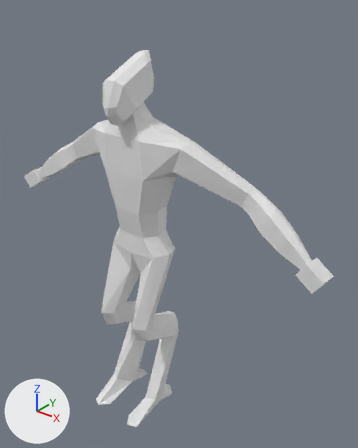
A saved change to the Blender file Assets/player/playermodels/alien.blend.
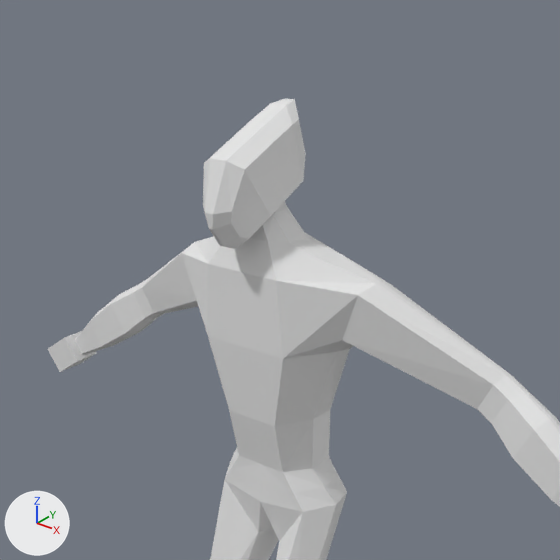
Old and new are each drawn whole from a 50 mm lens placed at (2.353, -2.402, 3.269), pointed at (0.194, 0.297, 1.596) and again close up on the part from 0% to 79% of the width and 0% to 63% of the height. Lighting does not change. The marker at lower left points along +X, +Y and +Z.

Names of what the first close-up shows: 'body'.
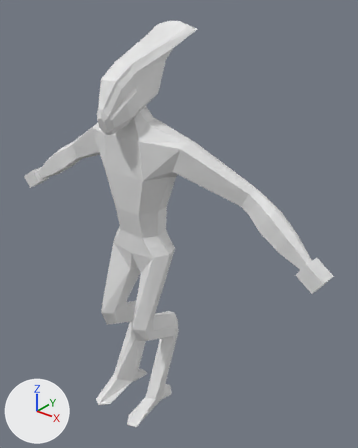
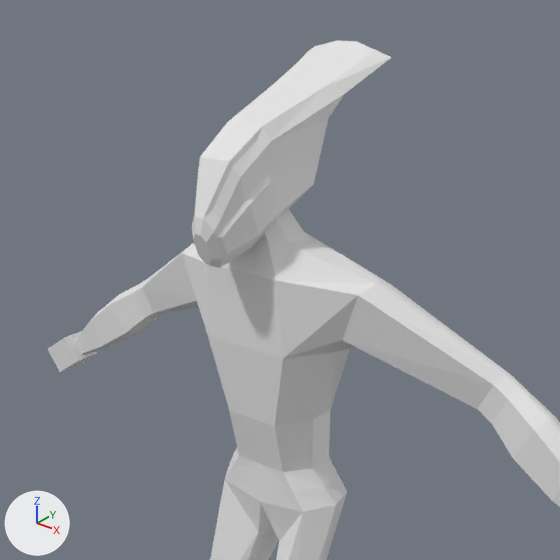
The edits, one by one:
Object 'helmet' (ob_helmet) is now shown.

Boxes [x1, y1, x2, y2] around the edits, measured in the close-ups (560 x 560 px):
'helmet', shown: after [192, 40, 392, 268]
